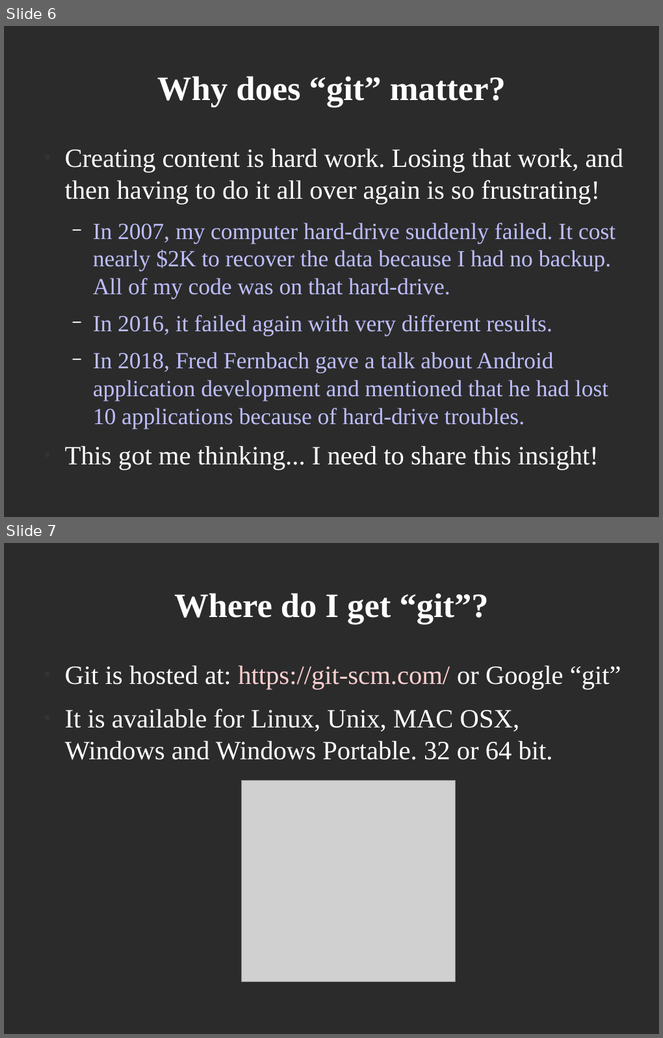
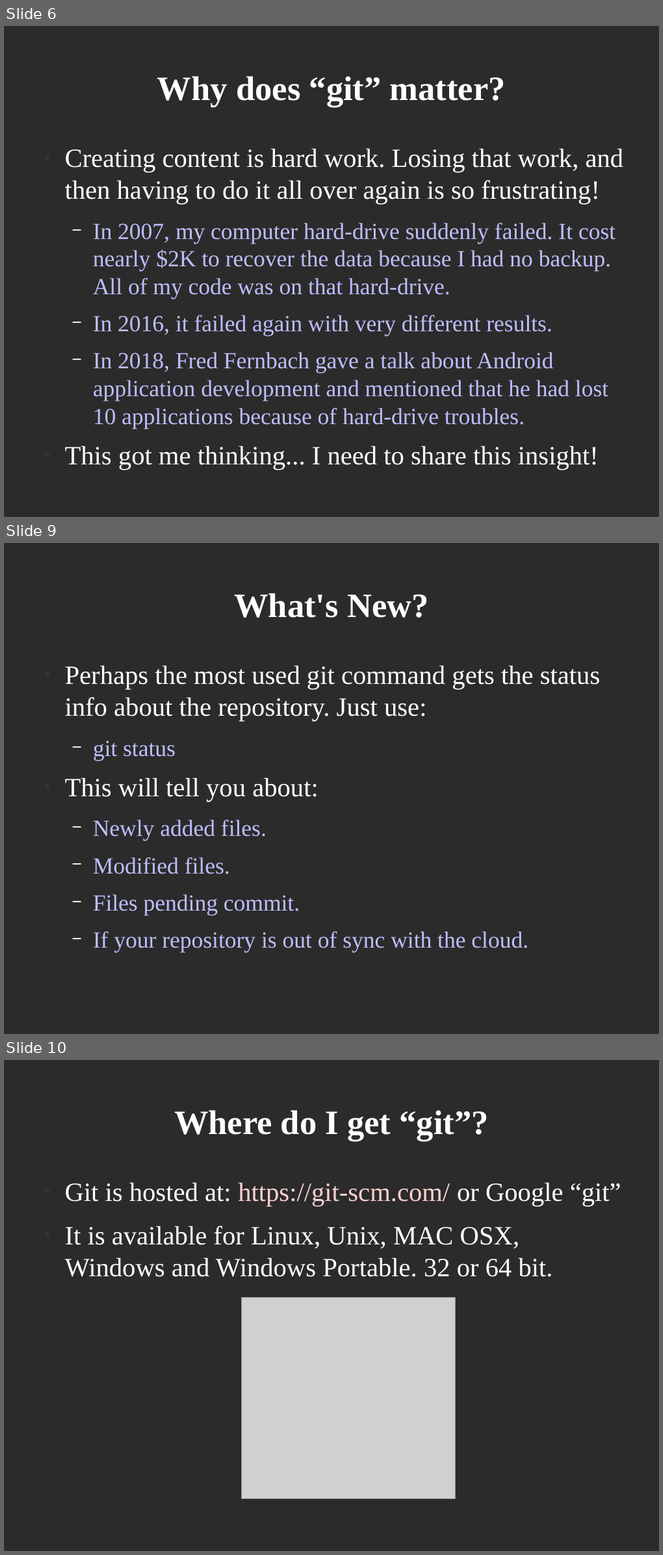
Before and after one commit to PeterCamilleri/ideas, a slide deck: Talks/DPCUC_Talk_20_03_12.odp. Shown one above the other, each under a label of ours: slides 6 and 7 before the commit, slides 6, 9 and 10 after it; the slides between them are not shown. The pictures are 663x1038 and 663x1555 pixels, drawn with LibreOffice and Linux fonts; fonts in the diff are those of the drawing; grey boxes stand for pictures; background and template pictures are left out; a plain dark background stands for a picture behind light text. Boxes give left, top, right and bottom in pixels: in the first picture for what was removed or moved away, otherwise in the second. Text is boxed around its words. In the diff, an @@ line names an element or a change of style, - is before the commit and + after.

```diff
--- a/Talks/DPCUC_Talk_20_03_12.odp
+++ b/Talks/DPCUC_Talk_20_03_12.odp
@@ slide 9 added at bbox=[4, 543, 659, 1034], background picture (left out) @@
@@ title added at bbox=[234, 593, 429, 618], 41.4 pt, text #FFFFFF, bold @@
+What's New?
@@ text added at bbox=[65, 665, 600, 953], 28 pt, text #BEBEFF @@
+● Perhaps the most used git command gets the status info about the repository. Just use:
+  − git status
+● This will tell you about:
+  − Newly added files.
+  − Modified files.
+  − Files pending commit.
+  − If your repository is out of sync with the cloud.
@@ what was slide 7 is now slide 10 @@
```
Also in this commit, not shown: 2 other slides added, 1 other file.
